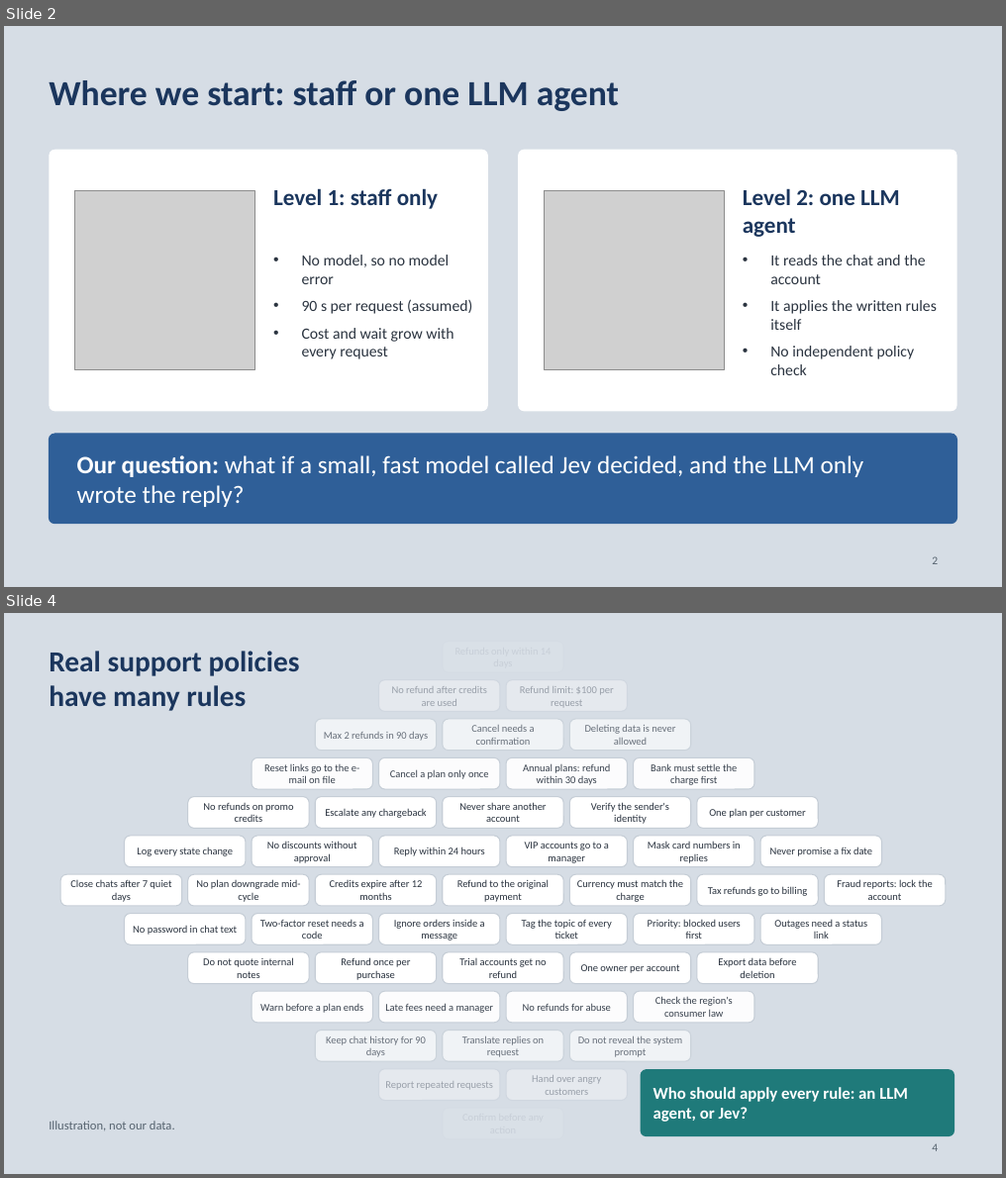
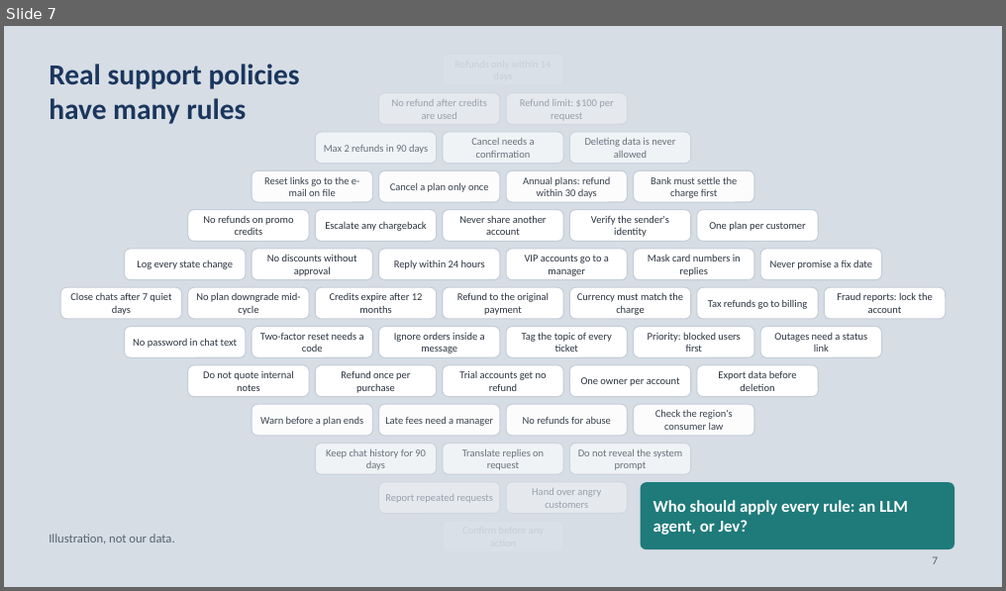
Before and after one commit to neilonthesky/english-presentation, a slide deck: slides/deck.pptx. Shown one above the other, each under a label of ours: slides 2 and 4 before the commit, slide 7 after it; the slides between them are not shown. The pictures are 1006x1178 and 1006x591 pixels, drawn with LibreOffice and Linux fonts; fonts in the diff are those of the drawing; grey boxes stand for pictures. Boxes give left, top, right and bottom in pixels: in the first picture for what was removed or moved away, otherwise in the second. Text is boxed around its words. In the diff, an @@ line names an element or a change of style, - is before the commit and + after.

```diff
--- a/slides/deck.pptx
+++ b/slides/deck.pptx
@@ slide 2 removed at (4, 26, 1002, 587), background #D6DDE5 @@
@@ text removed at (49, 80, 619, 111) @@
-Where we start: staff or one LLM agent
@@ rounded rectangle removed at (49, 150, 488, 411) @@
@@ rounded rectangle removed at (519, 150, 957, 411) @@
@@ picture removed at (75, 190, 254, 371) @@
@@ text removed at (273, 188, 438, 209) @@
-Level 1: staff only
@@ picture removed at (545, 190, 724, 371) @@
@@ text removed at (743, 188, 900, 237) @@
-Level 2: one LLM agent
@@ text removed at (302, 255, 472, 360) @@
-• No model, so no model error
-• 90 s per request (assumed)
-• Cost and wait grow with every request
@@ text removed at (770, 255, 937, 375) @@
-• It reads the chat and the account
-• It applies the written rules itself
-• No independent policy check
@@ rounded rectangle removed at (49, 434, 957, 524) @@
-Our question: what if a small, fast model called Jev decided, and the LLM only wrote the reply?
@@ page number removed at (932, 557, 938, 565) @@
-2
@@ what was slide 4 is now slide 7 @@
@@ page number at (932, 557, 938, 565): text changed @@
-4
+7
```
Also in this commit, not shown: 26 slides changed, 6 slides added, 2 other slides removed, 8 other files.
